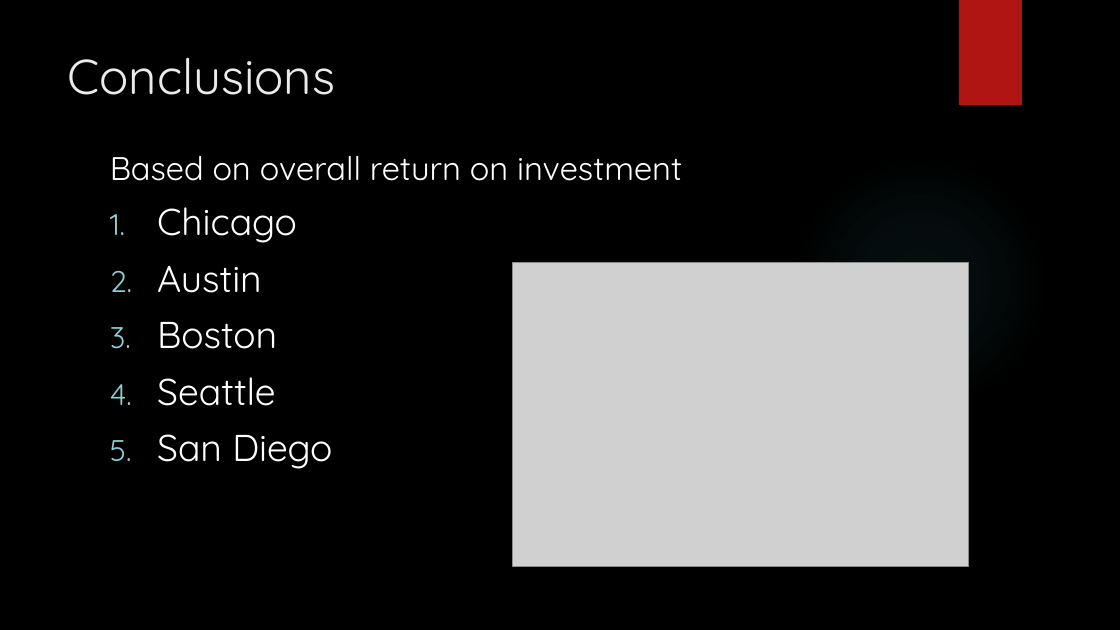
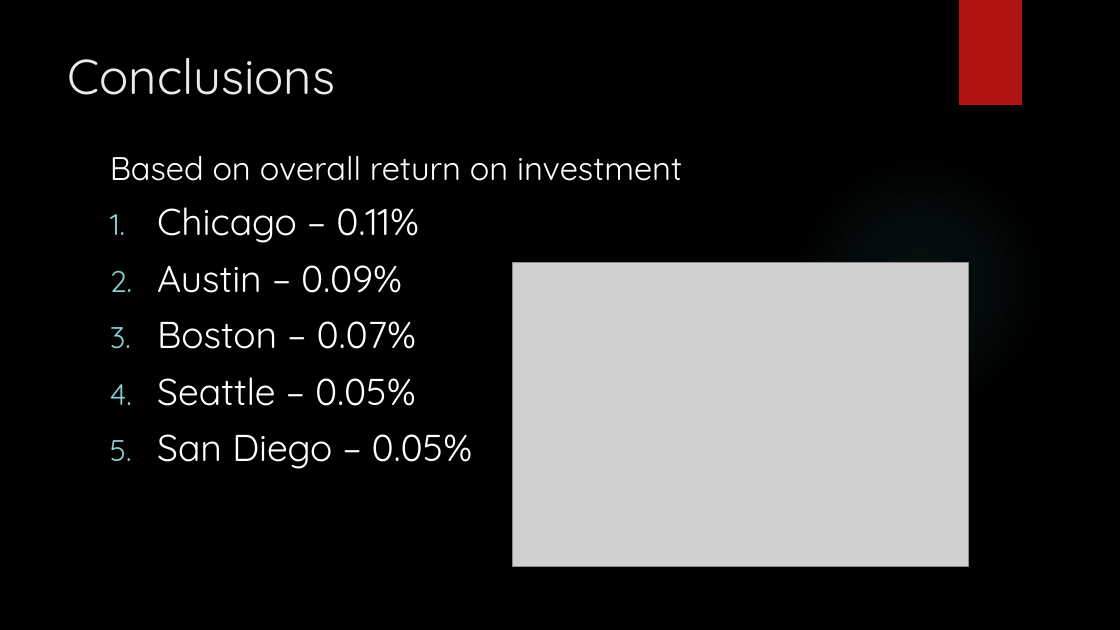
Before and after one commit to chinosamg/Cinco, a slide deck: slide 14 of Team Cinco.pptx. Drawn at 1120x630 pixels with LibreOffice and Linux fonts; fonts in the diff are those of the drawing; grey boxes stand for pictures; background and template pictures are left out. Boxes give left, top, right and bottom in pixels: in the first picture for what was removed or moved away, otherwise in the second. Text is boxed around its words. In the diff, an @@ line names an element or a change of style, - is before the commit and + after.

```diff
--- a/Team Cinco.pptx
+++ b/Team Cinco.pptx
@@ text at (x1=157, y1=207, x2=473, y2=469): text changed @@
-1. Chicago
-2. Austin
-3. Boston
-4. Seattle
-5. San Diego
+1. Chicago – 0.11%
+2. Austin – 0.09%
+3. Boston – 0.07%
+4. Seattle – 0.05%
+5. San Diego – 0.05%
```
Also in this commit, not shown: 2 other slides changed.
